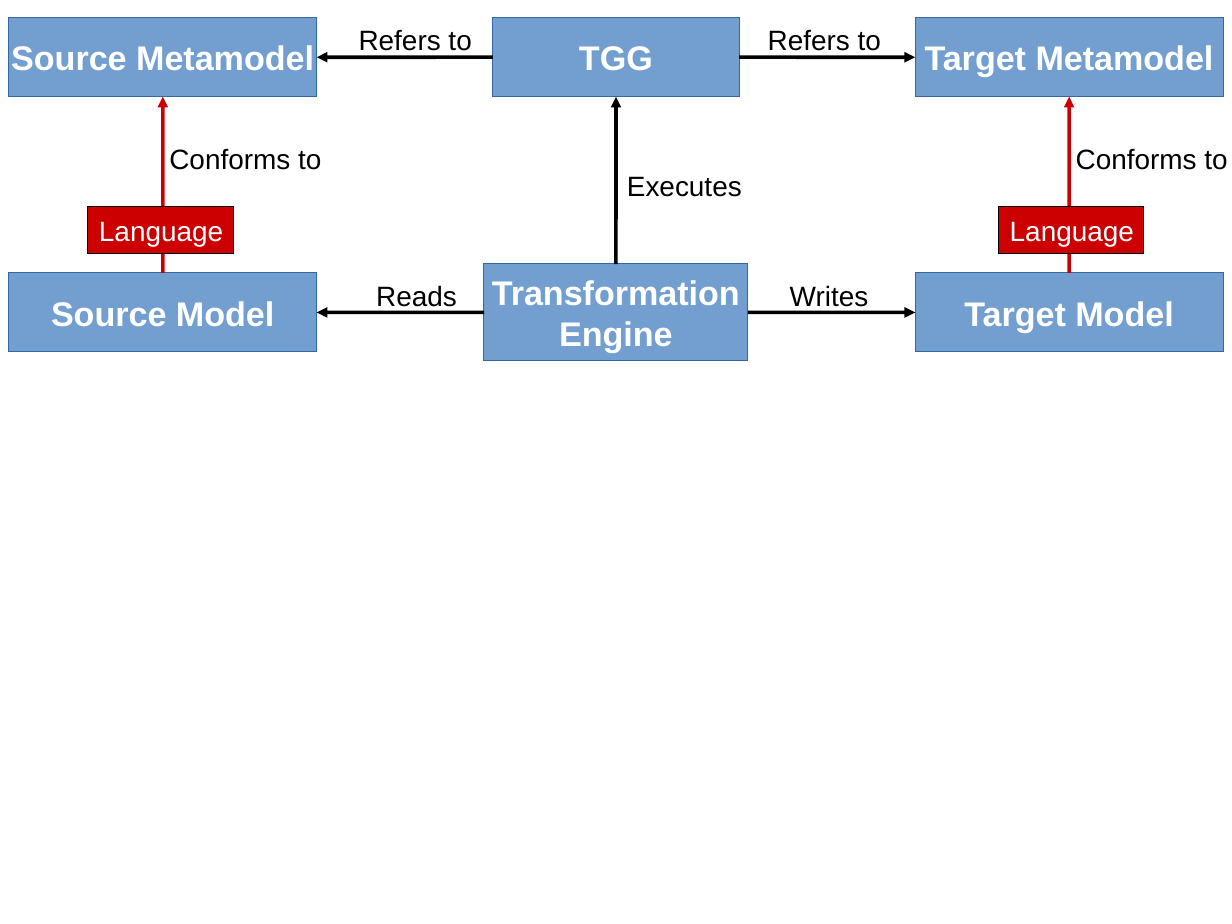
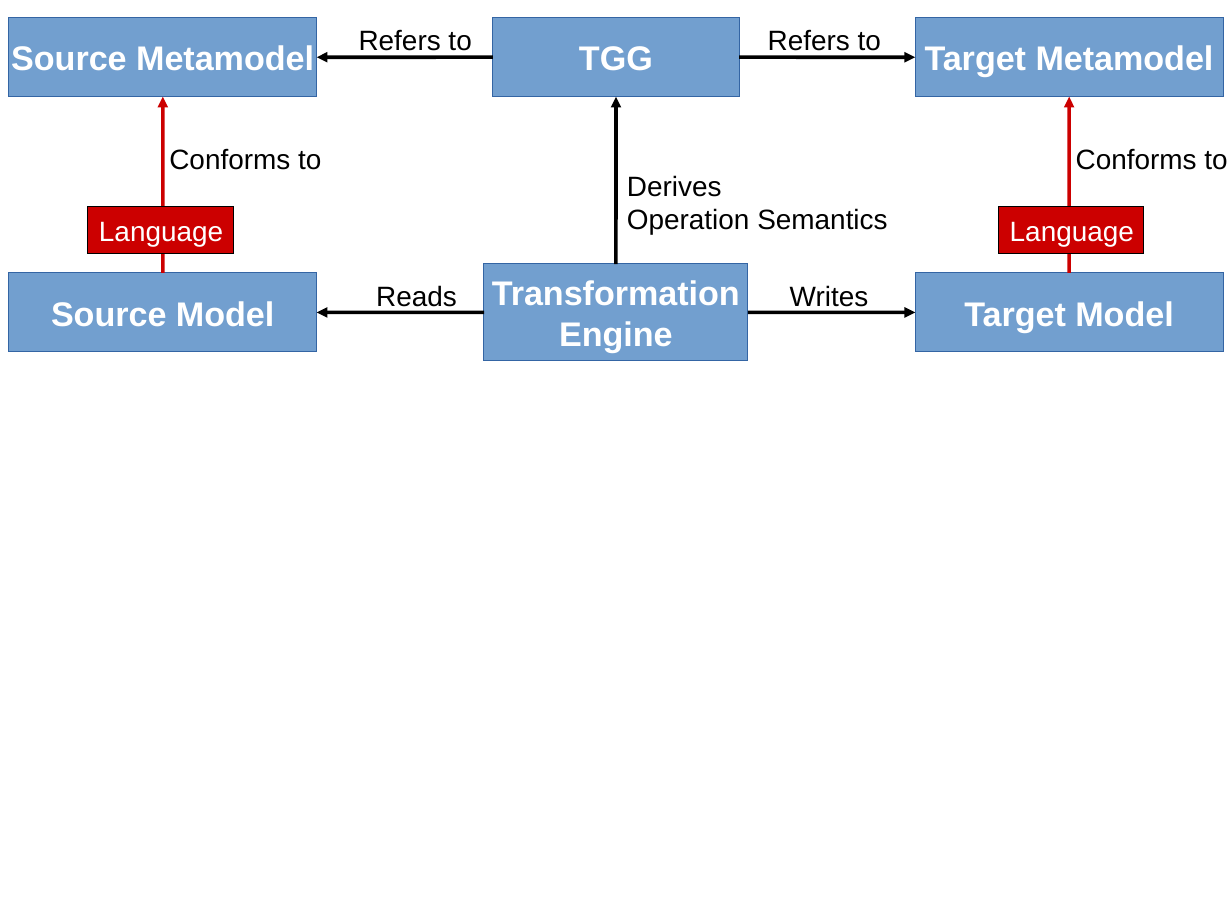
Before and after one commit to wbombardellis/BachelorThesis_WilliamBombardelliDaSilva, a slide deck: slide 1 of Document/img/transformation_scheme.odp. Drawn at 1232x924 pixels with LibreOffice and Linux fonts; fonts in the diff are those of the drawing. Boxes give left, top, right and bottom in pixels: in the first picture for what was removed or moved away, otherwise in the second. Text is boxed around its words. In the diff, an @@ line names an element or a change of style, - is before the commit and + after.

```diff
--- a/Document/img/transformation_scheme.odp
+++ b/Document/img/transformation_scheme.odp
@@ text at <box>627,175,887,234</box>: text changed @@
-Executes
+Derives
+Operation Semantics
```
Also in this commit, not shown: 23 other files.
